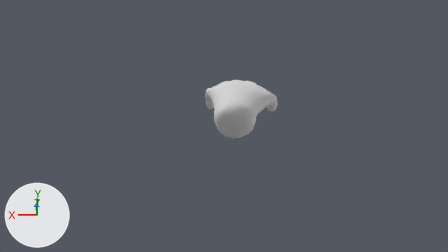
The Blender file hand.blend as it was, and as the next commit left it.
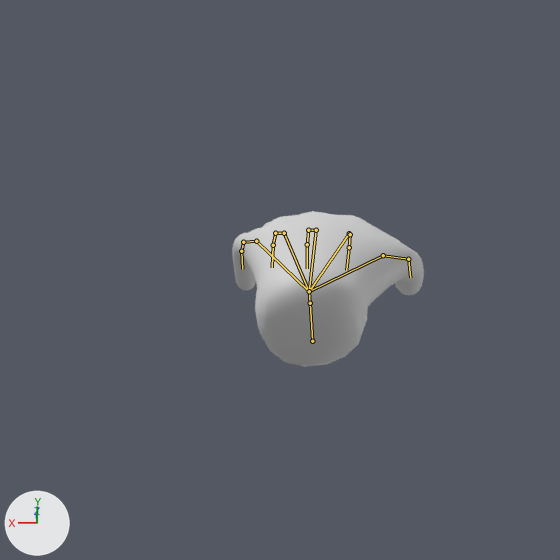
Each version is shown from the file's camera 'Camera', then close up on the part from 26% to 73% of the width and 0% to 84% of the height. Every picture has the same lights, and +X, +Y and +Z are marked at lower left. Both versions are drawn at frame 20 of the action 'ArmatureAction'; the numbers are the values there. The bones that bend it are drawn over the model as lines in the close-ups.
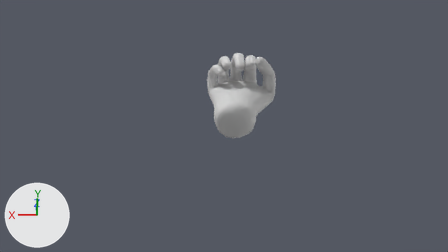
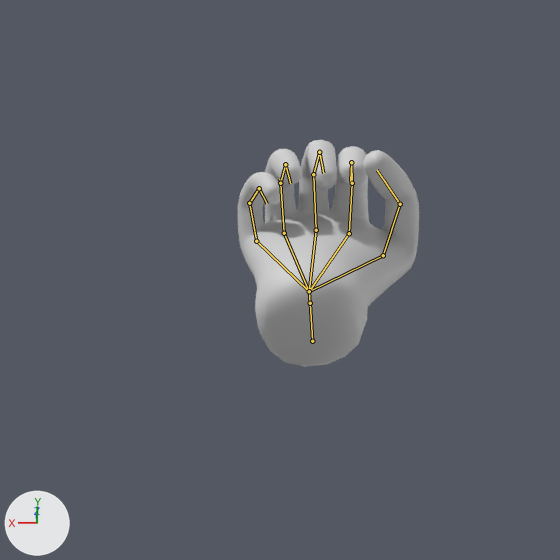
The change, as a diff of the scene's bpy script:
```diff
--- a/hand.blend.py
+++ b/hand.blend.py
@@ bone_bone_022 @@
 bone_bone_022 = bpy.data.objects['Armature'].pose.bones['Bone.022']  # child of 'Bone.005'
-bone_bone_022.rotation_quaternion = (0.979, 0.202, 0.0, 0.0)  # degrees (23, 0, 0)
+bone_bone_022.rotation_quaternion = (0.854, -0.521, 0.0, 0.0)  # degrees (-63, 0, 0)
@@ bone_bone_018 @@
 bone_bone_018 = bpy.data.objects['Armature'].pose.bones['Bone.018']  # child of 'Bone.006'
-bone_bone_018.rotation_quaternion = (0.979, 0.202, 0.0, 0.0)  # degrees (23, 0, 0)
+bone_bone_018.rotation_quaternion = (0.854, -0.521, 0.0, 0.0)  # degrees (-63, 0, 0)
@@ bone_bone_015 @@
 bone_bone_015 = bpy.data.objects['Armature'].pose.bones['Bone.015']  # child of 'Bone.007'
-bone_bone_015.rotation_quaternion = (0.979, 0.202, 0.0, 0.0)  # degrees (23, 0, 0)
+bone_bone_015.rotation_quaternion = (0.854, -0.521, 0.0, 0.0)  # degrees (-63, 0, 0)
@@ bone_bone_012 @@
 bone_bone_012 = bpy.data.objects['Armature'].pose.bones['Bone.012']  # child of 'Bone.008'
-bone_bone_012.rotation_quaternion = (0.979, 0.202, 0.0, 0.0)  # degrees (23, 0, 0)
+bone_bone_012.rotation_quaternion = (0.854, -0.521, 0.0, 0.0)  # degrees (-63, 0, 0)
@@ bone_bone_010 @@
 bone_bone_010 = bpy.data.objects['Armature'].pose.bones['Bone.010']  # child of 'Bone.009'
-bone_bone_010.rotation_quaternion = (0.979, 0.202, 0.0, 0.0)  # degrees (23, 0, 0)
+bone_bone_010.rotation_quaternion = (0.854, -0.521, 0.0, 0.0)  # degrees (-63, 0, 0)
```

Location of each change, [x1, y1, x2, y2] in pixels of the close-ups (560 x 560 px):
'Cube', posed (45% taller): before [232, 211, 424, 367]; after [238, 140, 419, 367]
bone 'Bone.022', root to tip: before (256, 241) to (243, 242); after (256, 241) to (249, 203)
bone 'Bone.018', root to tip: before (284, 233) to (275, 233); after (284, 233) to (280, 183)
bone 'Bone.015', root to tip: before (316, 230) to (308, 230); after (316, 230) to (313, 174)
bone 'Bone.012', root to tip: before (349, 233) to (350, 234); after (349, 233) to (352, 183)
bone 'Bone.010', root to tip: before (383, 255) to (408, 259); after (383, 255) to (400, 204)
